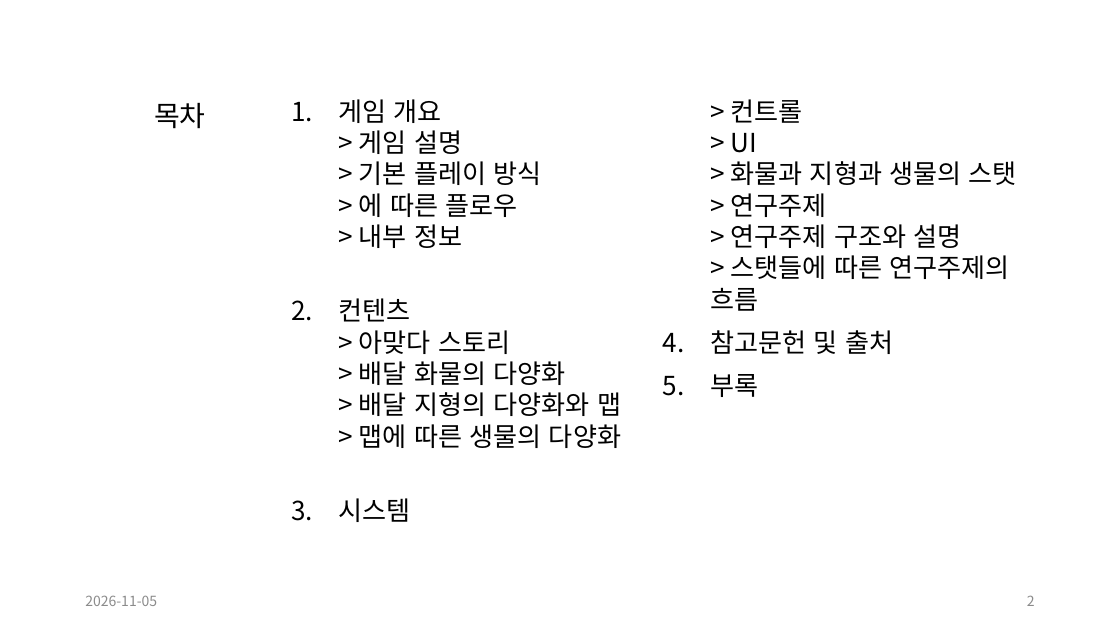
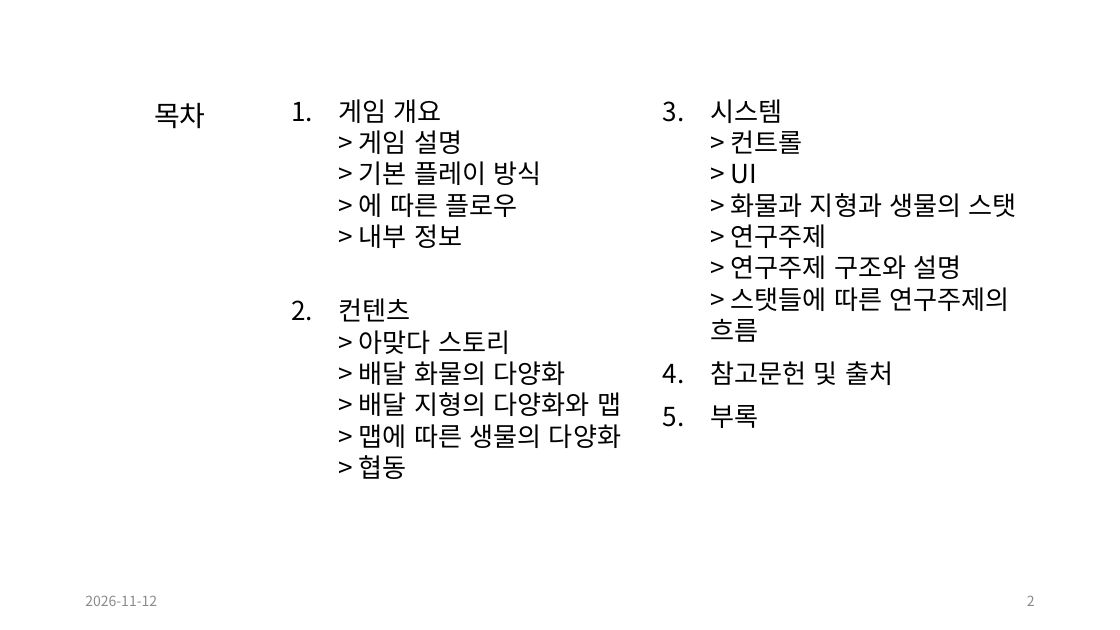
Before and after one commit to kwakyerin/2026_Graduation_Project, a slide deck: slide 2 of documents/HyunahKwon/01_works/01_designing/01_for_teammates/프레젠테이션1.pptx. Drawn at 1120x630 pixels with LibreOffice and Linux fonts; fonts in the diff are those of the drawing. Boxes give left, top, right and bottom in pixels: in the first picture for what was removed or moved away, otherwise in the second. Text is boxed around its words. In the diff, an @@ line names an element or a change of style, - is before the commit and + after.

Commit message:
기획서_생물 행동 정리 완료p33

```diff
--- a/documents/HyunahKwon/01_works/01_designing/01_for_teammates/프레젠테이션1.pptx
+++ b/documents/HyunahKwon/01_works/01_designing/01_for_teammates/프레젠테이션1.pptx
@@ text at (x1=338, y1=298, x2=621, y2=479): text changed @@
-2. 컨텐츠
-   > 아맞다 스토리
-   > 배달 화물의 다양화
-   > 배달 지형의 다양화와 맵
-   > 맵에 따른 생물의 다양화
+2. 컨텐츠
+   > 아맞다 스토리
+   > 배달 화물의 다양화
+   > 배달 지형의 다양화와 맵
+   > 맵에 따른 생물의 다양화
+   > 협동
@@ text at (x1=85, y1=595, x2=157, y2=606): text changed @@
-2026-11-05
+2026-11-12
```
Also in this commit, not shown: 3 other slides changed, 1 other file.
